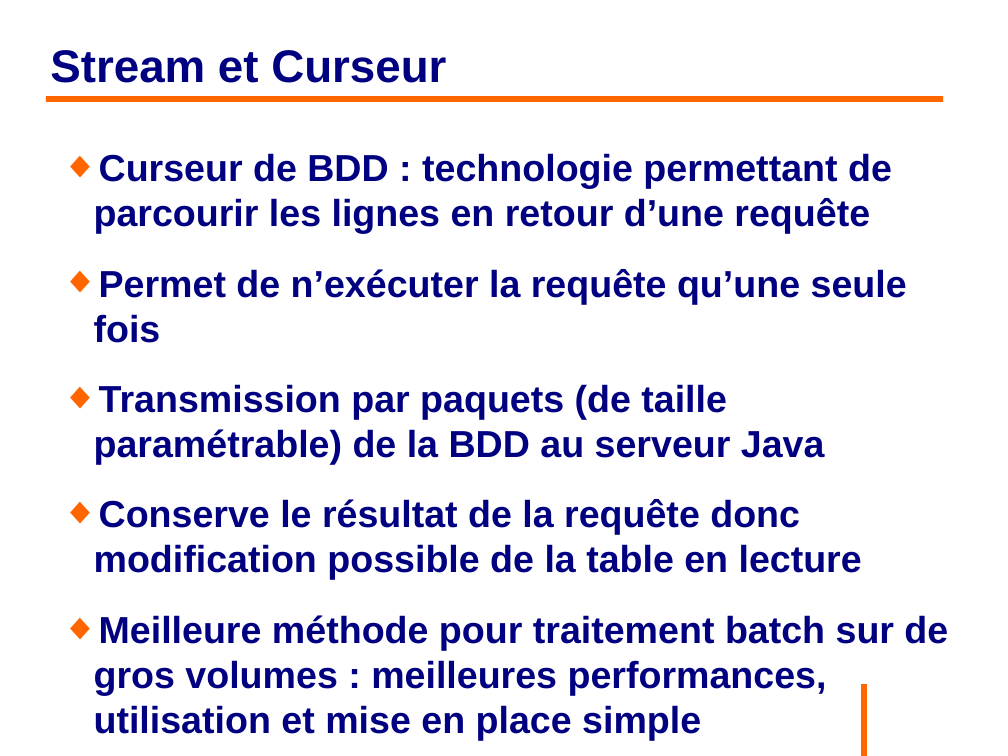
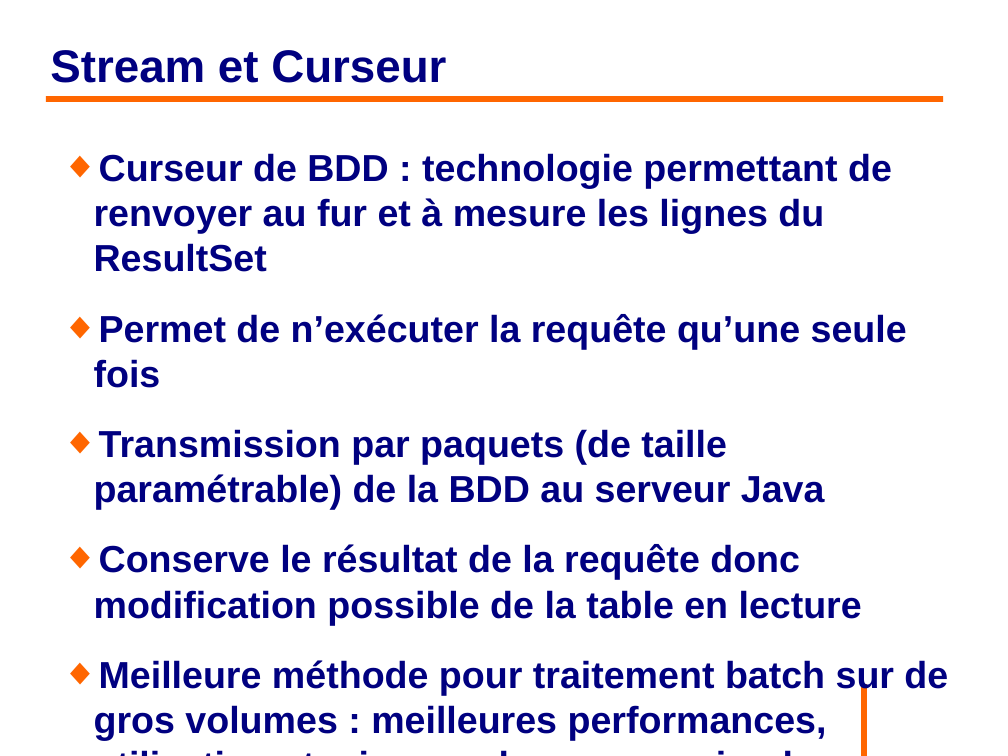
Before and after one commit to philphils/formation-hibernate-avancee, a slide deck: slide 43 of Documentation/diapo_formation_hibernate_avancee.odp. Drawn at 1008x756 pixels with LibreOffice and Linux fonts; fonts in the diff are those of the drawing; background and template pictures are left out. Boxes give left, top, right and bottom in pixels: in the first picture for what was removed or moved away, otherwise in the second. Text is boxed around its words. In the diff, an @@ line names an element or a change of style, - is before the commit and + after.

```diff
--- a/Documentation/diapo_formation_hibernate_avancee.odp
+++ b/Documentation/diapo_formation_hibernate_avancee.odp
@@ text at (94, 153, 892, 272): text changed @@
-◆ Curseur de BDD : technologie permettant de parcourir les lignes en retour d’une requête
+◆ Curseur de BDD : technologie permettant de renvoyer au fur et à mesure les lignes du ResultSet
@@ text at (94, 660, 948, 740): text changed @@
-◆ Meilleure méthode pour traitement batch sur de gros volumes : meilleures performances, utilisation et mise en place simple
+◆ Meilleure méthode pour traitement batch sur de gros volumes : meilleures performances, utilisation et mise en place assez simple
```
Also in this commit, not shown: 4 other slides changed.
